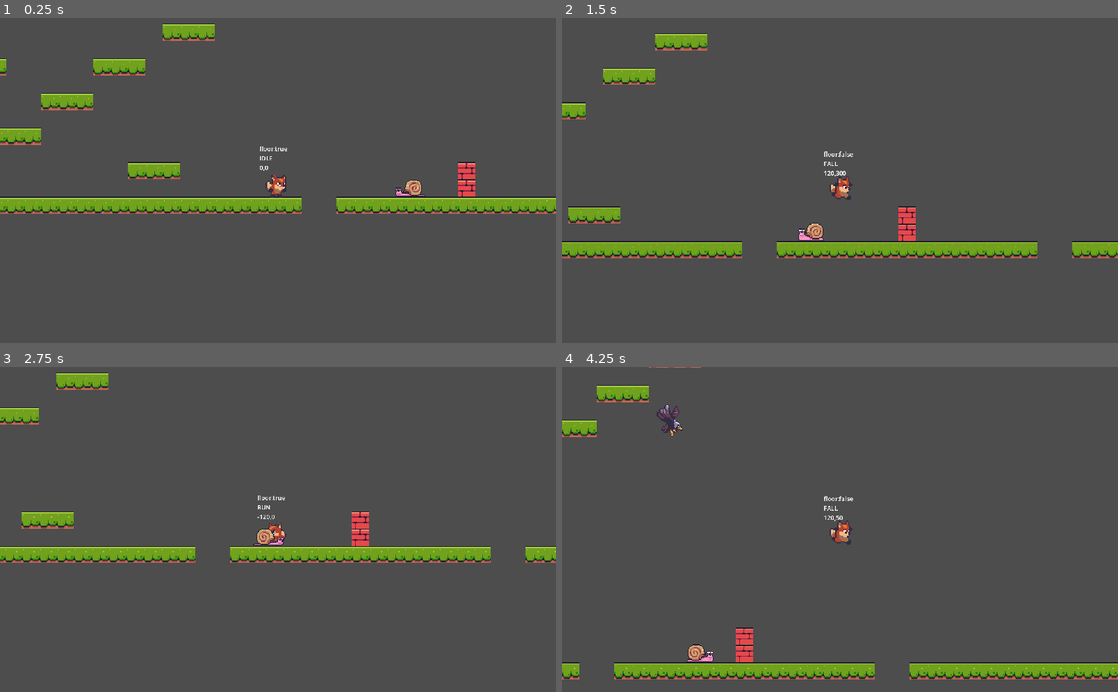
Above: before the commit, frames 1-4 (two rows, left to right).
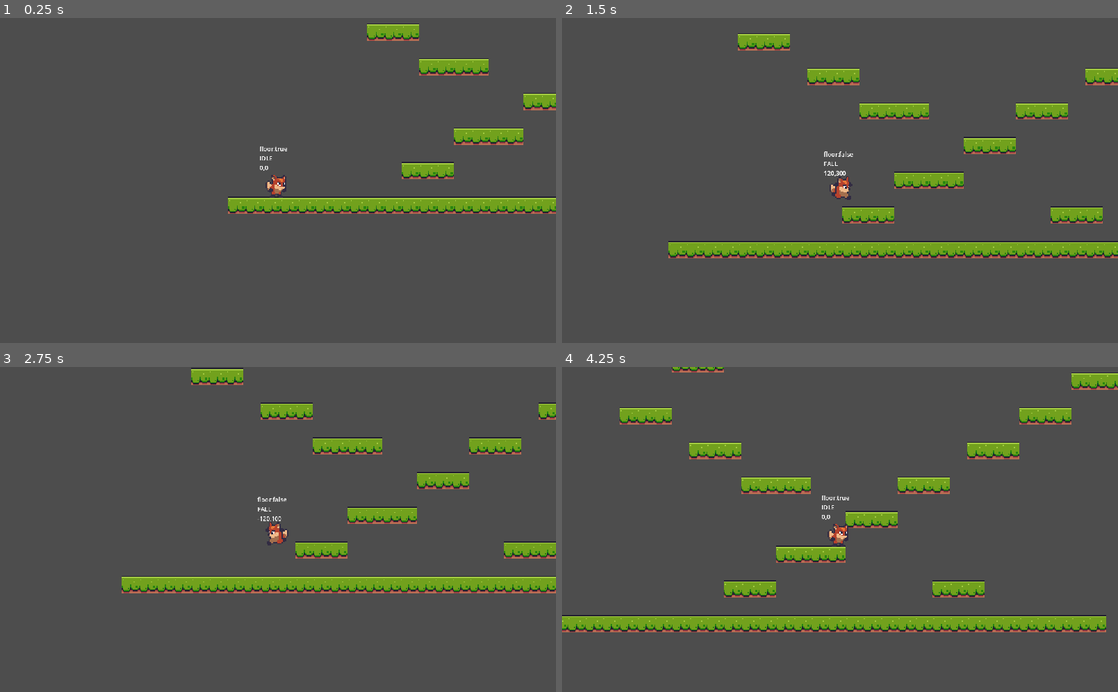
Above: after the commit, the same moments.

Repository: cfranks94/Foxrun2D
Game: Godot game, scene res://scenes/level_base/level_base.tscn
Same seed, same stepped clock (60 frames per second), same inputs: the game is played once before the commit and once after it. The project has no main scene, so this scene is started directly.
Inputs:
- Up to frame 1 (0.25 s): no input
- Up to frame 2 (1.5 s): hold D (right) from 0.53 s (still down); tap Space (jump) at 0.77 s
- Up to frame 3 (2.75 s): tap Space (jump) at 1.52 s; release D (right) at 2.03 s; hold A (left) from 2.03 s (still down)
- Up to frame 4 (4.25 s): release A (left) at 2.78 s; hold D (right) from 2.78 s (still down); tap Space (jump) at 3.02, 3.77 s

The runs differ from the first frame. In frame 1, 9.0% of the frame differs, in the area x 0-100%, y 1-61%; in frame 2, 9.6%; in frame 3, 14%; in frame 4, 18%, in the area x 0-100%, y 0-97%.

Commit message:
create enemy hitboxes / bullet scenes

Diff:
--- /dev/null
+++ b/bullets/bullet_base/bullet_base.gd
@@ -0,0 +1,32 @@
+extends Area2D
+
+
+var _direction: Vector2 = Vector2.RIGHT
+var _life_span: float = 20.0
+var _life_time: float = 0.0
+
+
+# Called when the node enters the scene tree for the first time.
+func _ready():
+	pass # Replace with function body.
+
+
+# Called every frame. 'delta' is the elapsed time since the previous frame.
+func _process(delta):
+	_check_expired(delta)
+	position += _direction * delta
+
+
+func _setup(dir: Vector2, life_span: float, speed: float) -> void:
+	_direction = dir.normalized() * speed
+	_life_span = life_span
+
+
+func _check_expired(delta: float) -> void:
+	_life_time += delta
+	if _life_time > _life_span:
+		queue_free()
+
+
+func _on_area_entered(area):
+	queue_free()
--- /dev/null
+++ b/bullets/bullet_base/bullet_base.tscn
@@ -0,0 +1,21 @@
+[gd_scene load_steps=4 format=3 uid="uid://bmt1du3a7aai4"]
+
+[ext_resource type="Texture2D" uid="uid://1q1ejxcy0ve4" path="res://assets/items/bullet1.png" id="1_dxcrf"]
+[ext_resource type="Script" path="res://bullets/bullet_base/bullet_base.gd" id="1_ousgx"]
+
+[sub_resource type="CircleShape2D" id="CircleShape2D_c1u8u"]
+radius = 4.0
+
+[node name="BulletBase" type="Area2D"]
+collision_layer = 0
+collision_mask = 0
+script = ExtResource("1_ousgx")
+
+[node name="Sprite2D" type="Sprite2D" parent="."]
+scale = Vector2(0.5, 0.5)
+texture = ExtResource("1_dxcrf")
+
+[node name="CollisionShape2D" type="CollisionShape2D" parent="."]
+shape = SubResource("CircleShape2D_c1u8u")
+
+[connection signal="area_entered" from="." to="." method="_on_area_entered"]
--- /dev/null
+++ b/bullets/bullet_enemy/bullet_enemy.tscn
@@ -0,0 +1,9 @@
+[gd_scene load_steps=3 format=3 uid="uid://wgyjw3nq06l1"]
+
+[ext_resource type="PackedScene" uid="uid://bmt1du3a7aai4" path="res://bullets/bullet_base/bullet_base.tscn" id="1_sxqmw"]
+[ext_resource type="Texture2D" uid="uid://baih3n82u273c" path="res://assets/items/bullet2.png" id="2_ygqbr"]
+
+[node name="BulletEnemy" instance=ExtResource("1_sxqmw")]
+
+[node name="Sprite2D" parent="." index="0"]
+texture = ExtResource("2_ygqbr")
--- /dev/null
+++ b/bullets/bullet_player/bullet_player.tscn
@@ -0,0 +1,5 @@
+[gd_scene load_steps=2 format=3 uid="uid://xsi3cdxd8ucp"]
+
+[ext_resource type="PackedScene" uid="uid://bmt1du3a7aai4" path="res://bullets/bullet_base/bullet_base.tscn" id="1_pf77e"]
+
+[node name="BulletPlayer" instance=ExtResource("1_pf77e")]
--- a/enemies/eagle/eagle.tscn
+++ b/enemies/eagle/eagle.tscn
@@ -43,6 +43,8 @@
 [sub_resource type="CircleShape2D" id="CircleShape2D_5l6ok"]
 radius = 5.09902
 
+[sub_resource type="CircleShape2D" id="CircleShape2D_h383k"]
+
 [node name="Eagle" instance=ExtResource("1_bc48q")]
 collision_mask = 0
 script = ExtResource("2_qmbci")
@@ -62,4 +64,7 @@
 [node name="DirectionTimer" type="Timer" parent="." index="4"]
 wait_time = 3.0
 
+[node name="CollisionShape2D" type="CollisionShape2D" parent="Hitbox" index="0"]
+shape = SubResource("CircleShape2D_h383k")
+
 [connection signal="timeout" from="DirectionTimer" to="." method="_on_direction_timer_timeout"]
--- a/enemies/enemy_base/enemy_base.tscn
+++ b/enemies/enemy_base/enemy_base.tscn
@@ -10,5 +10,9 @@
 
 [node name="AnimatedSprite2D" type="AnimatedSprite2D" parent="."]
 
+[node name="Hitbox" type="Area2D" parent="."]
+collision_layer = 4
+collision_mask = 0
+
 [connection signal="screen_entered" from="VisibleOnScreenNotifier2D" to="." method="_on_visible_on_screen_notifier_2d_screen_entered"]
 [connection signal="screen_exited" from="VisibleOnScreenNotifier2D" to="." method="_on_visible_on_screen_notifier_2d_screen_exited"]
--- a/enemies/frog/frog.tscn
+++ b/enemies/frog/frog.tscn
@@ -69,6 +69,9 @@
 [sub_resource type="RectangleShape2D" id="RectangleShape2D_8gv8k"]
 size = Vector2(16, 10)
 
+[sub_resource type="CircleShape2D" id="CircleShape2D_bex1v"]
+radius = 7.0
+
 [node name="Frog" instance=ExtResource("1_lvnwl")]
 script = ExtResource("2_xa77j")
 
@@ -84,4 +87,8 @@
 
 [node name="JumpTimer" type="Timer" parent="." index="3"]
 
+[node name="CollisionShape2D" type="CollisionShape2D" parent="Hitbox" index="0"]
+position = Vector2(0, 1)
+shape = SubResource("CircleShape2D_bex1v")
+
 [connection signal="timeout" from="JumpTimer" to="." method="_on_jump_timer_timeout"]
--- a/enemies/snail/snail.tscn
+++ b/enemies/snail/snail.tscn
@@ -85,6 +85,10 @@
 [sub_resource type="RectangleShape2D" id="RectangleShape2D_pgoqv"]
 size = Vector2(20, 11)
 
+[sub_resource type="CapsuleShape2D" id="CapsuleShape2D_q62ww"]
+radius = 7.0
+height = 20.0
+
 [node name="Snail" instance=ExtResource("1_5wq4h")]
 script = ExtResource("2_qmenu")
 
@@ -101,3 +105,7 @@
 [node name="CollisionShape2D" type="CollisionShape2D" parent="." index="3"]
 position = Vector2(0, 3.5)
 shape = SubResource("RectangleShape2D_pgoqv")
+
+[node name="CollisionShape2D" type="CollisionShape2D" parent="Hitbox" index="0"]
+rotation = 1.5708
+shape = SubResource("CapsuleShape2D_q62ww")
--- a/project.godot
+++ b/project.godot
@@ -52,6 +52,8 @@
 [layer_names]
 
 2d_physics/layer_1="platforms"
+2d_physics/layer_2="player_hitbox"
+2d_physics/layer_3="eneymy_hitbox"
 
 [rendering]
 
--- a/scenes/level_base/level_base.tscn
+++ b/scenes/level_base/level_base.tscn
@@ -1,12 +1,9 @@
-[gd_scene load_steps=10 format=3 uid="uid://bmqhhp1qlqlr3"]
+[gd_scene load_steps=7 format=3 uid="uid://bmqhhp1qlqlr3"]
 
 [ext_resource type="Texture2D" uid="uid://brqhrtvawy33" path="res://assets/tiles/Terrain (16x16).png" id="1_tqjse"]
 [ext_resource type="Script" path="res://scenes/level_base/level_base.gd" id="1_xakfw"]
 [ext_resource type="PackedScene" uid="uid://cxronfi00t6eq" path="res://scenes/player_cam/player_cam.tscn" id="2_gsf4l"]
 [ext_resource type="PackedScene" uid="uid://cgtn1fvcn7gw1" path="res://scenes/player/player.tscn" id="3_hekbh"]
-[ext_resource type="PackedScene" uid="uid://c1owmy5gf78dg" path="res://enemies/snail/snail.tscn" id="5_7vhrd"]
-[ext_resource type="PackedScene" uid="uid://d1l0vkyx3facr" path="res://enemies/frog/frog.tscn" id="6_7kcsb"]
-[ext_resource type="PackedScene" uid="uid://pea062mmh51w" path="res://enemies/eagle/eagle.tscn" id="7_vrot4"]
 
 [sub_resource type="TileSetAtlasSource" id="TileSetAtlasSource_evcjv"]
 texture = ExtResource("1_tqjse")
@@ -536,13 +533,4 @@
 zoom = Vector2(2, 2)
 
 [node name="Player" parent="." instance=ExtResource("3_hekbh")]
-position = Vector2(474, -35)
-
-[node name="Eagle" parent="." instance=ExtResource("7_vrot4")]
-position = Vector2(491, -276)
-
-[node name="Snail" parent="." instance=ExtResource("5_7vhrd")]
-position = Vector2(601, -27)
-
-[node name="Frog" parent="." instance=ExtResource("6_7kcsb")]
-position = Vector2(196, -152)
+position = Vector2(30, -35)
--- a/scenes/player/player.gd
+++ b/scenes/player/player.gd
@@ -97,3 +97,7 @@
 			animation_player.play("jump")
 		PLAYER_STATE.FALL:
 			animation_player.play("fall")
+
+
+func _on_hitbox_area_entered(area):
+	pass # Replace with function body.
--- a/scenes/player/player.tscn
+++ b/scenes/player/player.tscn
@@ -114,6 +114,10 @@
 "run": SubResource("Animation_lgl65")
 }
 
+[sub_resource type="CapsuleShape2D" id="CapsuleShape2D_hxd8q"]
+radius = 7.0
+height = 18.0
+
 [node name="Player" type="CharacterBody2D" groups=["player"]]
 collision_layer = 0
 script = ExtResource("1_uvmiw")
@@ -144,3 +148,13 @@
 0,0"
 
 [node name="SoundPlayer" type="AudioStreamPlayer2D" parent="."]
+
+[node name="Hitbox" type="Area2D" parent="."]
+collision_layer = 0
+collision_mask = 4
+
+[node name="CollisionShape2D" type="CollisionShape2D" parent="Hitbox"]
+position = Vector2(0, 5)
+shape = SubResource("CapsuleShape2D_hxd8q")
+
+[connection signal="area_entered" from="Hitbox" to="." method="_on_hitbox_area_entered"]
Not shown: 1 places in enemies/eagle/eagle.tscn that only renumber resources
Not shown: 1 places in enemies/frog/frog.tscn that only renumber resources
Not shown: 1 places in enemies/snail/snail.tscn that only renumber resources
Not shown: 1 places in scenes/player/player.tscn that only renumber resources
